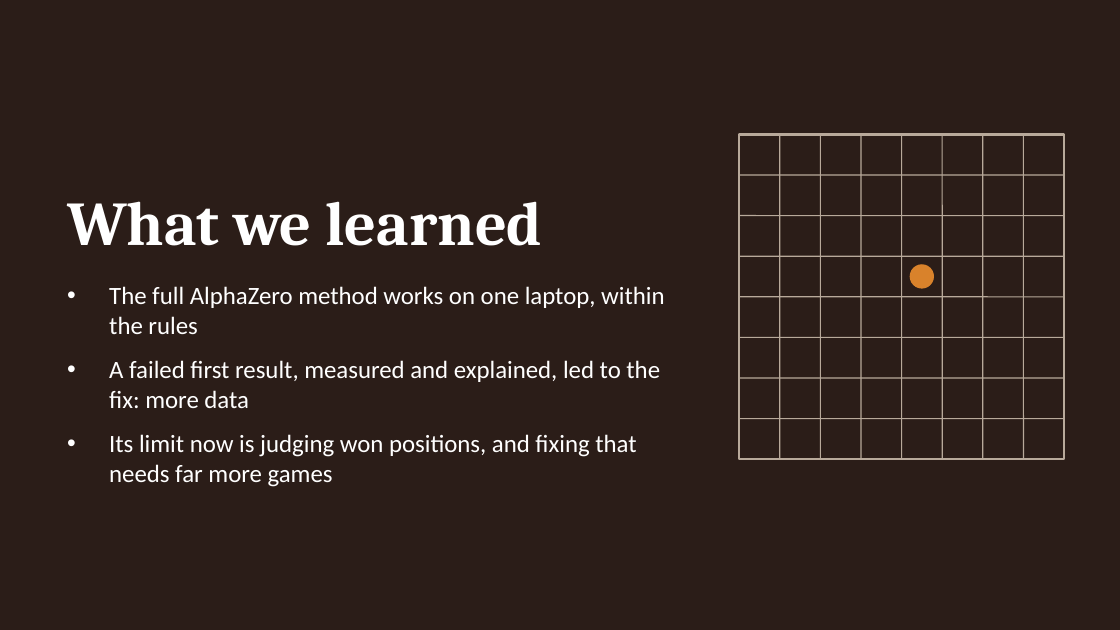
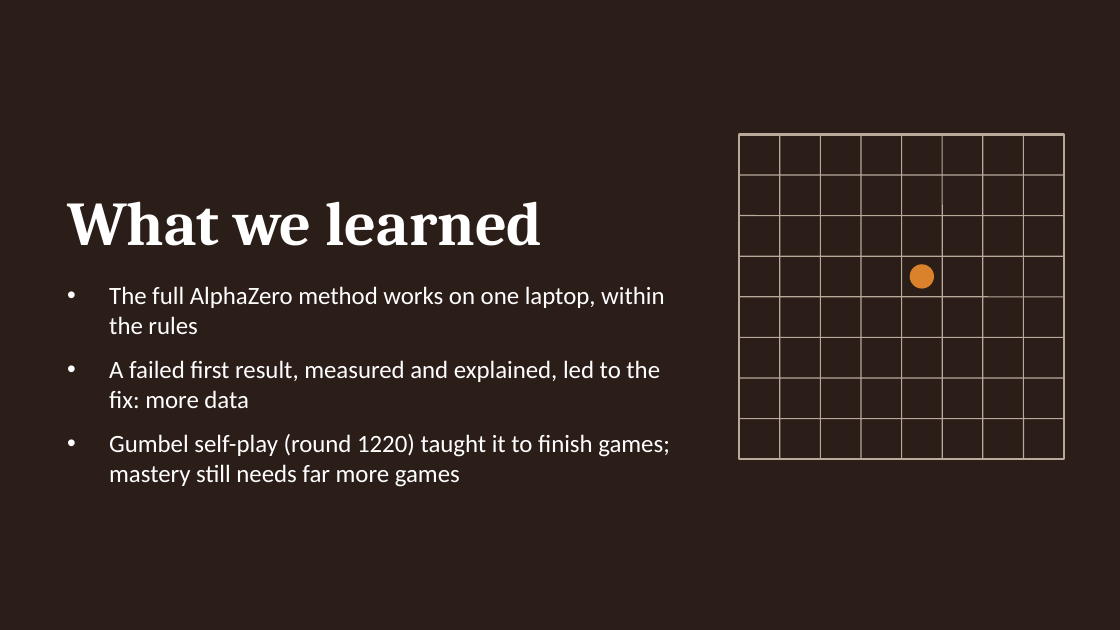
Before and after one commit to f20241463-cmd/CS-F407-chaturanga, a slide deck: slide 15 of report/ChaturangZero_Slides.pptx. Drawn at 1120x630 pixels with LibreOffice and Linux fonts; fonts in the diff are those of the drawing. Boxes give left, top, right and bottom in pixels: in the first picture for what was removed or moved away, otherwise in the second. Text is boxed around its words. In the diff, an @@ line names an element or a change of style, - is before the commit and + after.

```diff
--- a/report/ChaturangZero_Slides.pptx
+++ b/report/ChaturangZero_Slides.pptx
@@ text at bbox=[109, 434, 670, 487]: text changed @@
-• Its limit now is judging won positions, and fixing that needs far more games
+• Gumbel self-play (round 1220) taught it to finish games; mastery still needs far more games
```
Also in this commit, not shown: 6 other slides changed, 18 other files.
